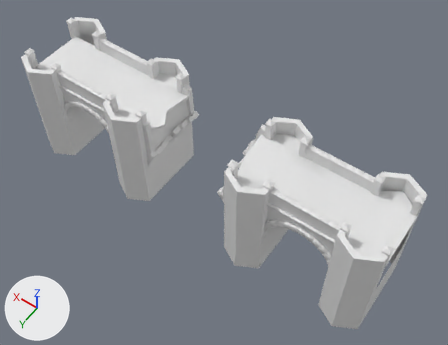
The FBX model Assets/Graphics/3D Object/Buildings/Bridge/Bridge.fbx, before and after one commit.
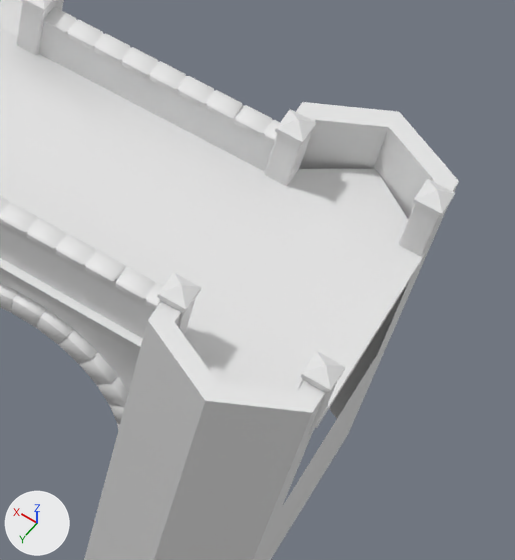
The first picture shows the older version from a 50 mm lens placed at (-17.8, 17.6, 34.1), pointed at (-5.1, -0.1, 6.3). The close-ups show both versions on the part from 66% to 99% of the width and 41% to 88% of the height of that picture; other places that the commit changed are outside them. The axes (+X, +Y, +Z) are drawn at lower left. The lights are the same throughout. Materials are left out; every surface is plain grey. Vertices at the same position are counted once.
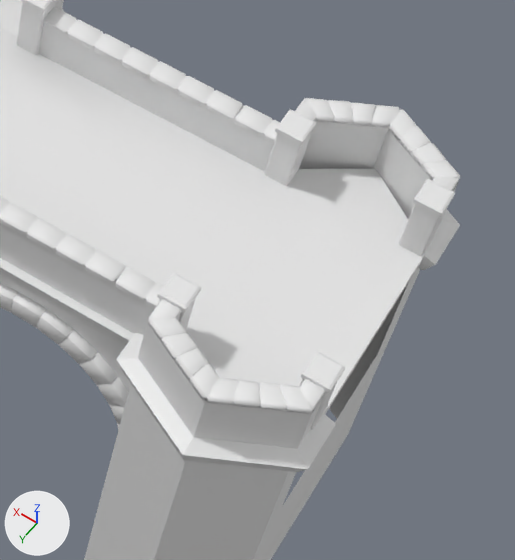
Scene script edits in JSON lines:
```json
{"block": "me_mesh_006", "where": "# used by ob_box004; location = (-14.31, 0.0, 0.0)"}
{"op": "remove", "block": "me_mesh_006", "code": "me_mesh_006.from_pydata(...)  # 184 vertices, 132 faces; spans x -1.26..1.26, y -2.89..2.89, z 3.0..10.38"}
{"op": "add", "block": "me_mesh_006", "code": "me_mesh_006.from_pydata(...)  # 524 vertices, 480 faces; spans x -1.44..1.44, y -3.16..3.16, z 3.0..10.26"}
{"block": "me_mesh_006", "change": "me_mesh_006 part 1: a new loose piece of 156 vertices spanning x -1.2..1.2, y 1.85..2.9, z 10.09..10.21"}
{"block": "me_mesh_006", "change": "me_mesh_006 part 2: a new loose piece of 156 vertices spanning x -1.2..1.2, y -2.9..-1.85, z 10.09..10.21"}
{"block": "me_mesh_006", "change": "me_mesh_006 part 3: 1 vertex moved from x 1.2, y -1.56, z 6.38 to x 1.2, y -1.56, z 6.44; 9 vertices removed from x -1.2..1.2, y -2.89..-1.56, z 9.0..10.38; 28 vertices added at x -1.44..1.44, y -3.16..-1.52, z 8.71..10.26"}
{"block": "me_mesh_006", "change": "me_mesh_006 part 4: 7 vertices removed from x -1.2..1.2, y 1.56..2.89, z 9.0..10.38; 28 vertices added at x -1.44..1.44, y 1.52..3.16, z 8.71..10.26"}
{"block": "me_mesh_006", "change": "me_mesh_006 part 5: the surface is now shaded smooth"}
```

Changed parts and their boxes (x1, y1, x2, y2) in the close-ups (515 x 560 px):
```json
{"object": "Box004", "change": "reshaped", "before": [84, 102, 459, 560], "after": [84, 98, 460, 560]}
{"part": 1, "of": "me_mesh_006", "change": "added", "after": [148, 299, 325, 414]}
{"part": 2, "of": "me_mesh_006", "change": "added", "after": [295, 98, 460, 191]}
{"part": 3, "of": "me_mesh_006", "change": "built on", "before": [276, 109, 458, 353], "after": [276, 109, 460, 353]}
{"part": 4, "of": "me_mesh_006", "change": "built on", "before": [108, 273, 345, 556], "after": [108, 273, 345, 556]}
```
